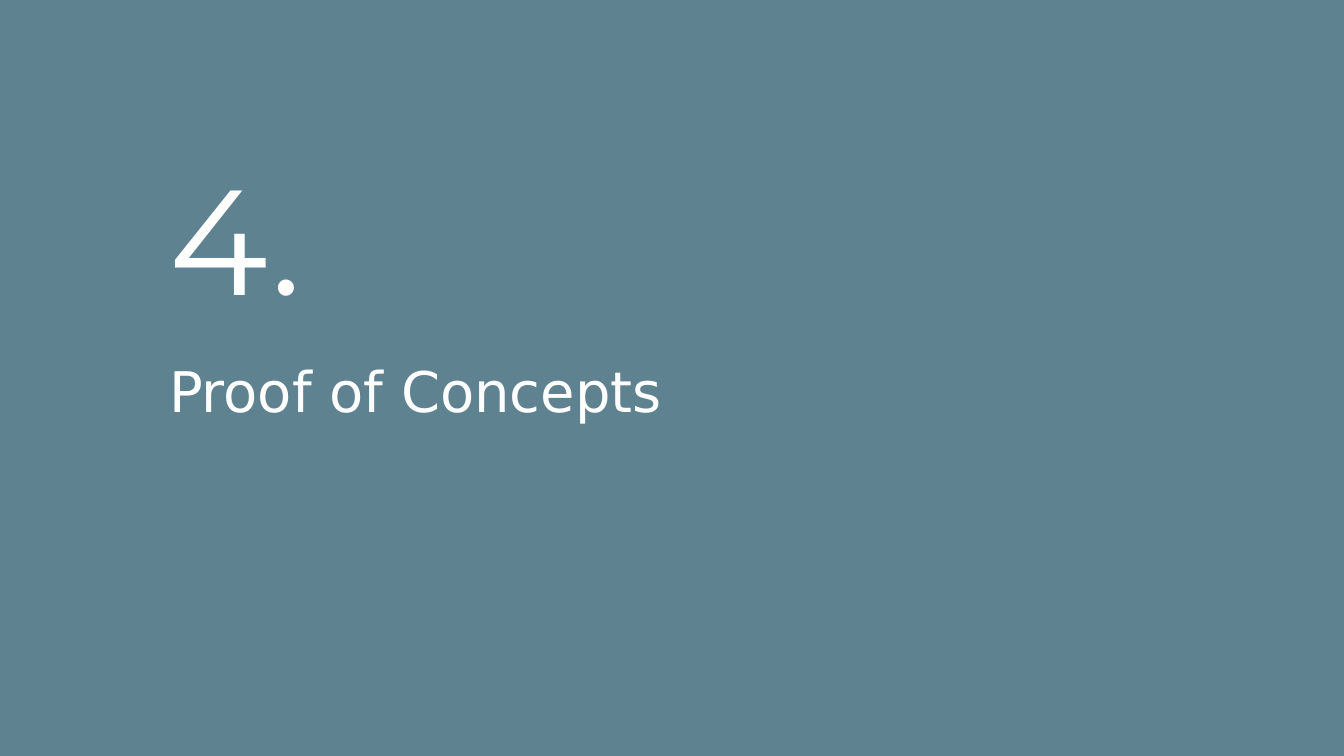
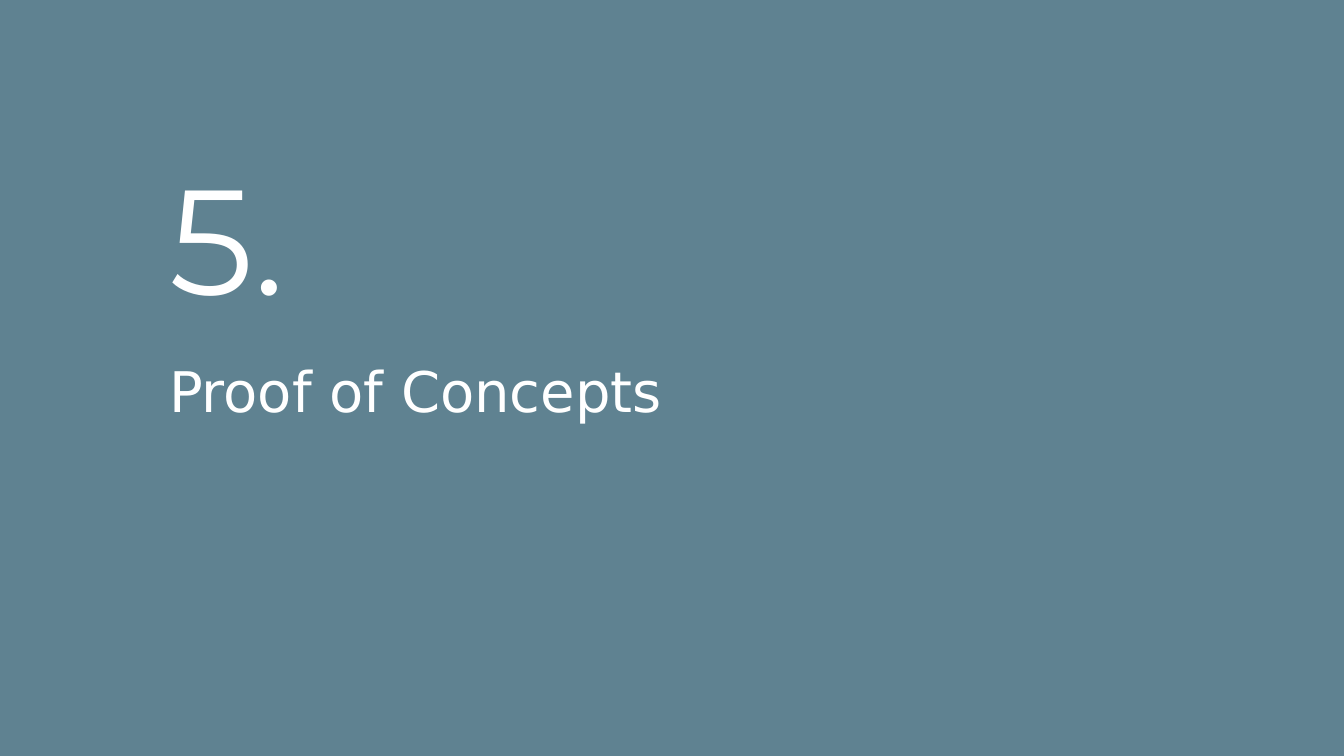
Before and after one commit to andreraica/ScooterRental, a slide deck: slide 25 of documentation/Presentation.pptx (slide 21 before the commit). Drawn at 1344x756 pixels with LibreOffice and Linux fonts; fonts in the diff are those of the drawing; background and template pictures are left out. Boxes give left, top, right and bottom in pixels: in the first picture for what was removed or moved away, otherwise in the second. Text is boxed around its words. In the diff, an @@ line names an element or a change of style, - is before the commit and + after.

```diff
--- a/documentation/Presentation.pptx
+++ b/documentation/Presentation.pptx
@@ title at [169,190,285,296]: text changed @@
-4.
+5.
```
Also in this commit, not shown: 17 other slides changed, 4 slides added, 31 other files.
